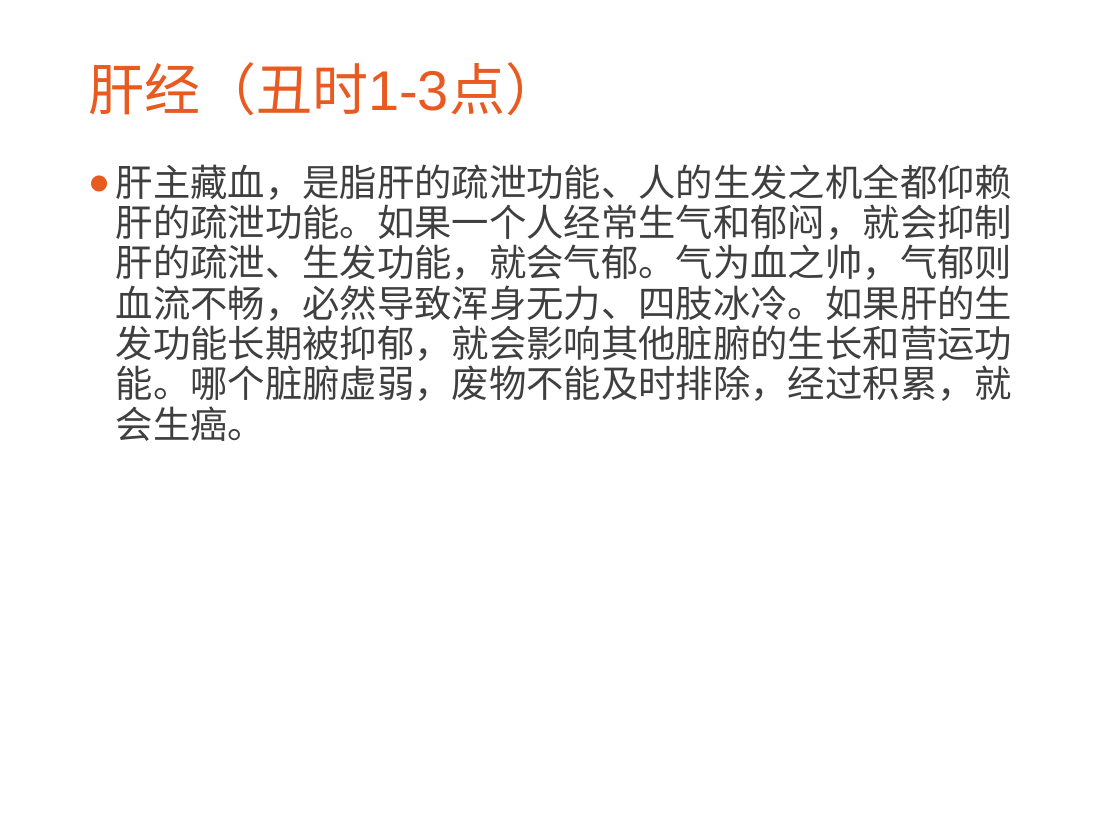
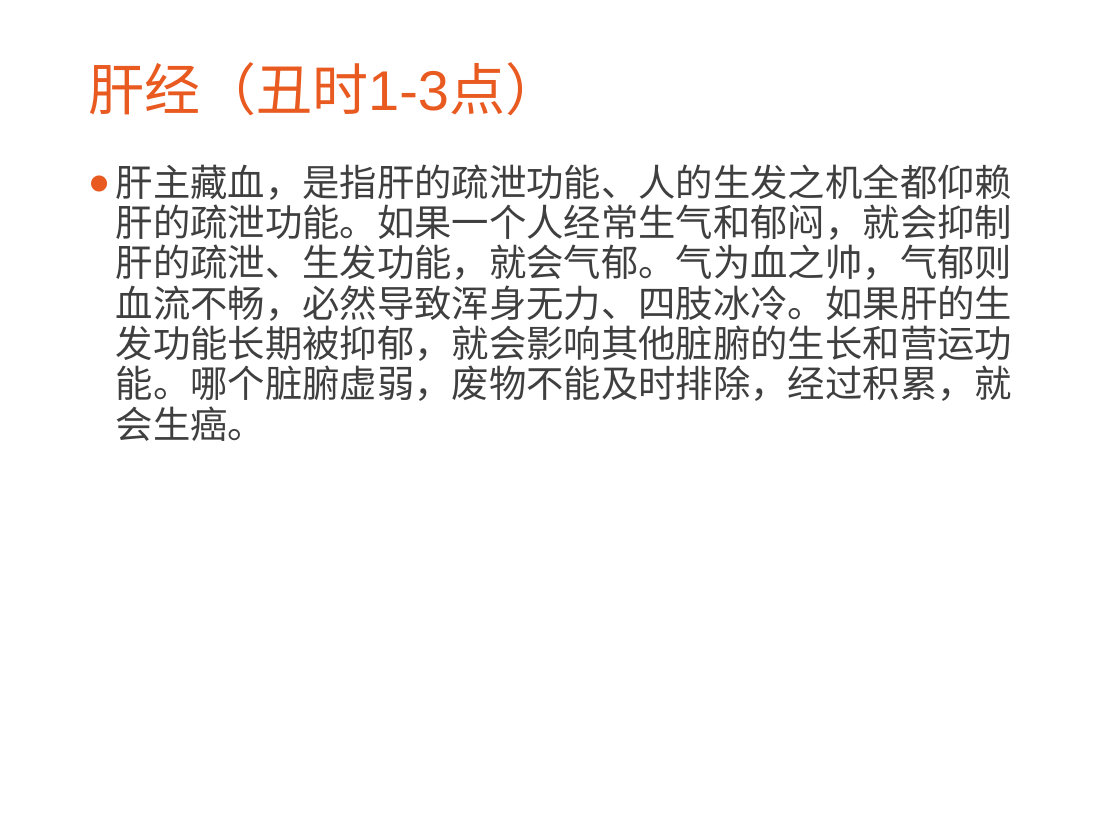
Before and after one commit to CatMan1994/file, a slide deck: slide 5 of 中医与养生分享会/中医与养生.ppt. Drawn at 1120x840 pixels with LibreOffice and Linux fonts; fonts in the diff are those of the drawing; background and template pictures are left out. Boxes give left, top, right and bottom in pixels: in the first picture for what was removed or moved away, otherwise in the second. Text is boxed around its words. In the diff, an @@ line names an element or a change of style, - is before the commit and + after.

```diff
--- a/中医与养生分享会/中医与养生.ppt
+++ b/中医与养生分享会/中医与养生.ppt
@@ text at (116, 164, 1012, 441): text changed @@
-● 肝主藏血，是脂肝的疏泄功能、人的生发之机全都仰赖肝的疏泄功能。如果一个人经常生气和郁闷，就会抑制肝的疏泄、生发功能，就会气郁。气为血之帅，气郁则血流不畅，必然导致浑身无力、四肢冰冷。如果肝的生发功能长期被抑郁，就会影响其他脏腑的生长和营运功能。哪个脏腑虚弱，废物不能及时排除，经过积累，就会生癌。
+● 肝主藏血，是指肝的疏泄功能、人的生发之机全都仰赖肝的疏泄功能。如果一个人经常生气和郁闷，就会抑制肝的疏泄、生发功能，就会气郁。气为血之帅，气郁则血流不畅，必然导致浑身无力、四肢冰冷。如果肝的生发功能长期被抑郁，就会影响其他脏腑的生长和营运功能。哪个脏腑虚弱，废物不能及时排除，经过积累，就会生癌。
```
Also in this commit, not shown: 4 other slides changed, 1 other file.
